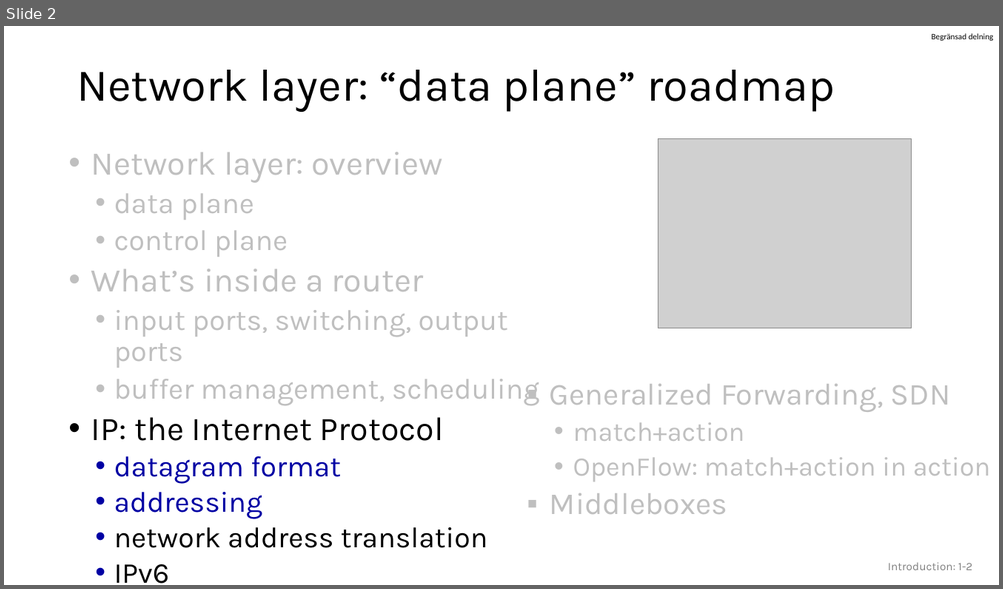
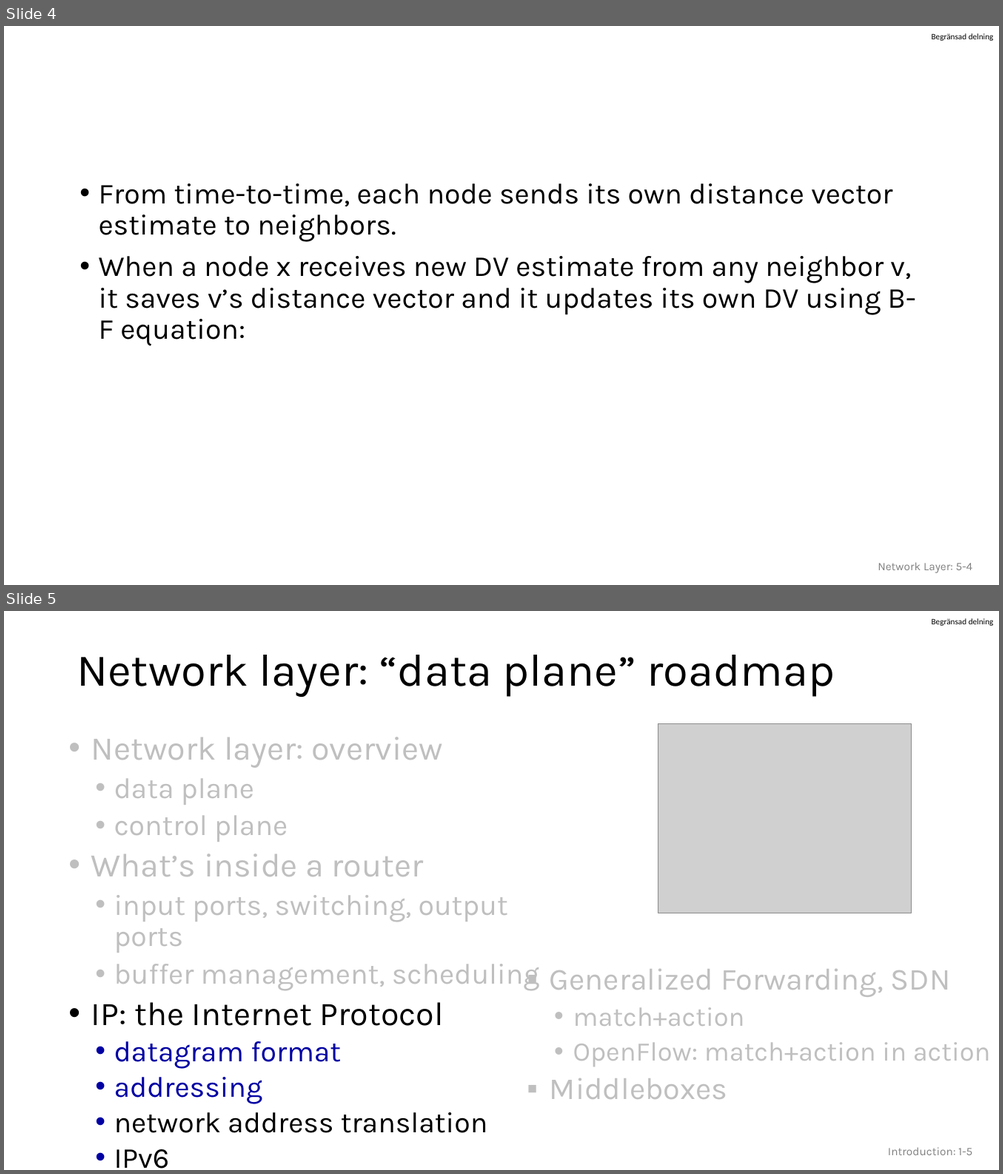
Before and after one commit to guhofstra/CSC175, a slide deck: PPTs/Leftovers.pptx. Shown one above the other, each under a label of ours: slide 2 before the commit, slides 4 and 5 after it. The pictures are 1003x589 and 1003x1174 pixels, drawn with LibreOffice and Linux fonts; fonts in the diff are those of the drawing; grey boxes stand for pictures. Boxes give left, top, right and bottom in pixels: in the first picture for what was removed or moved away, otherwise in the second. Text is boxed around its words. In the diff, an @@ line names an element or a change of style, - is before the commit and + after.

```diff
--- a/PPTs/Leftovers.pptx
+++ b/PPTs/Leftovers.pptx
@@ slide 4 added at [4,26,999,585], background #FFFFFF; not listed: 1 template element that a slide beside it also shows @@
@@ text added at [99,184,916,346], 28 pt, text #000000 @@
+• From time-to-time, each node sends its own distance vector estimate to neighbors.
+• When a node x receives new DV estimate from any neighbor v, it saves v’s distance vector and it updates its own DV using B-F equation:
@@ text added at [877,562,973,574], 11 pt, text #808080 @@
+Network Layer: 5-4
@@ what was slide 2 is now slide 5 @@
@@ page number at [888,1147,972,1156]: text changed @@
-Introduction: 1-2
+Introduction: 1-5
```
Also in this commit, not shown: 2 other slides added, 5 other files.
